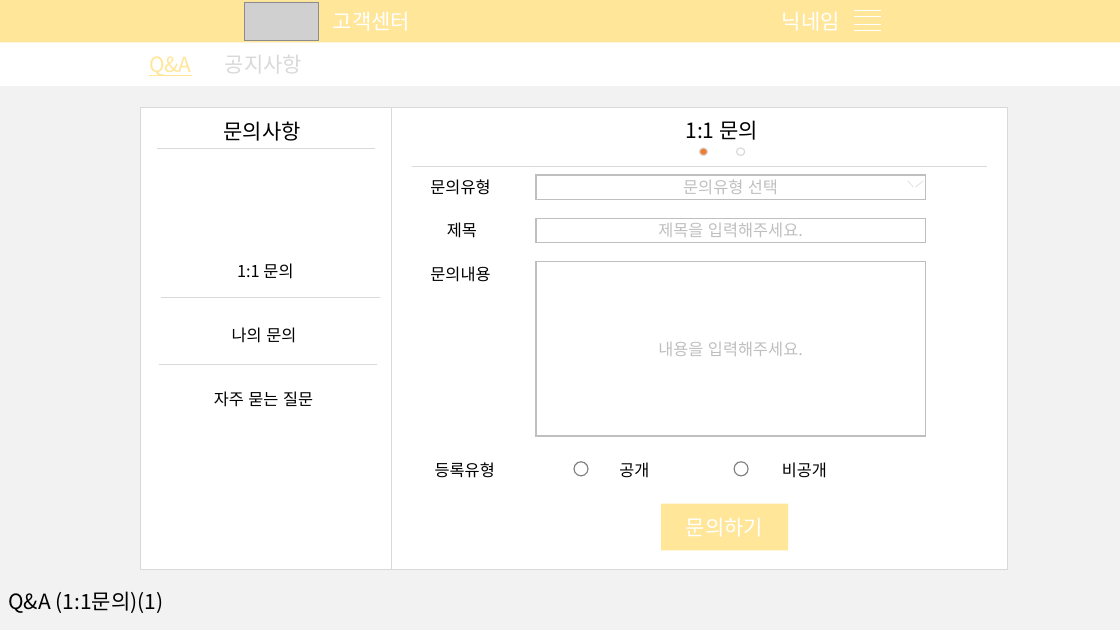
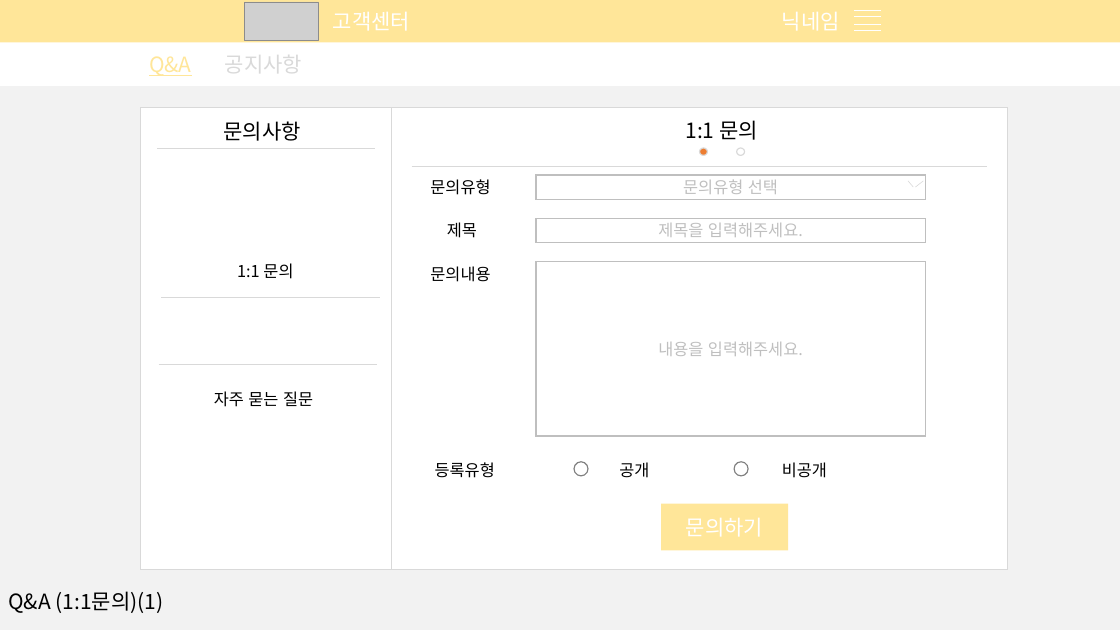
Before and after one commit to What-The-Pork/meeting-log, a slide deck: slide 22 of 디자인(설계)명세서/웹디자인프로토타입.pptx. Drawn at 1120x630 pixels with LibreOffice and Linux fonts; fonts in the diff are those of the drawing; grey boxes stand for pictures. Boxes give left, top, right and bottom in pixels: in the first picture for what was removed or moved away, otherwise in the second. Text is boxed around its words. In the diff, an @@ line names an element or a change of style, - is before the commit and + after.

```diff
--- a/디자인(설계)명세서/웹디자인프로토타입.pptx
+++ b/디자인(설계)명세서/웹디자인프로토타입.pptx
@@ text removed at [232, 327, 296, 343] @@
-나의 문의
```
Also in this commit, not shown: 8 other slides changed, 2 other files.
